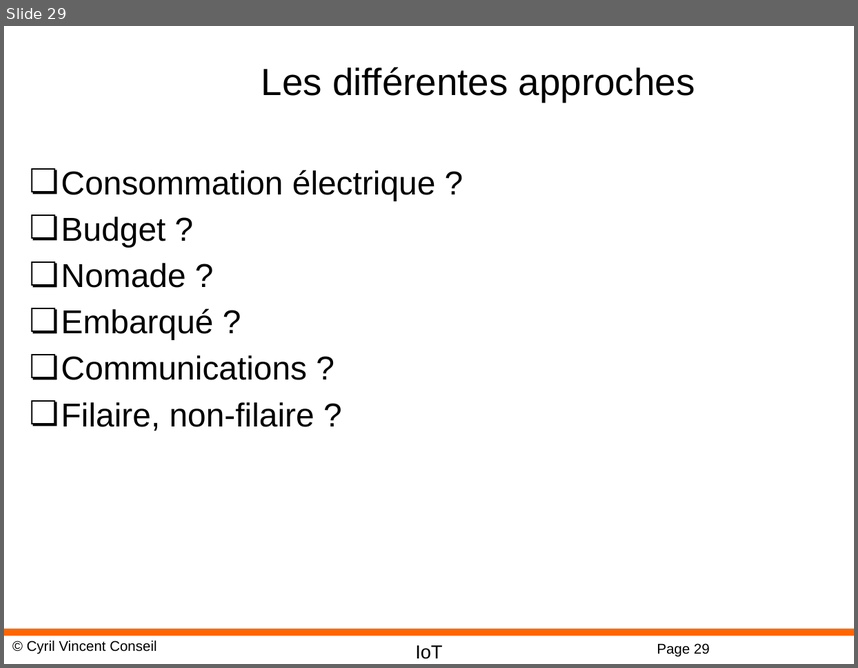
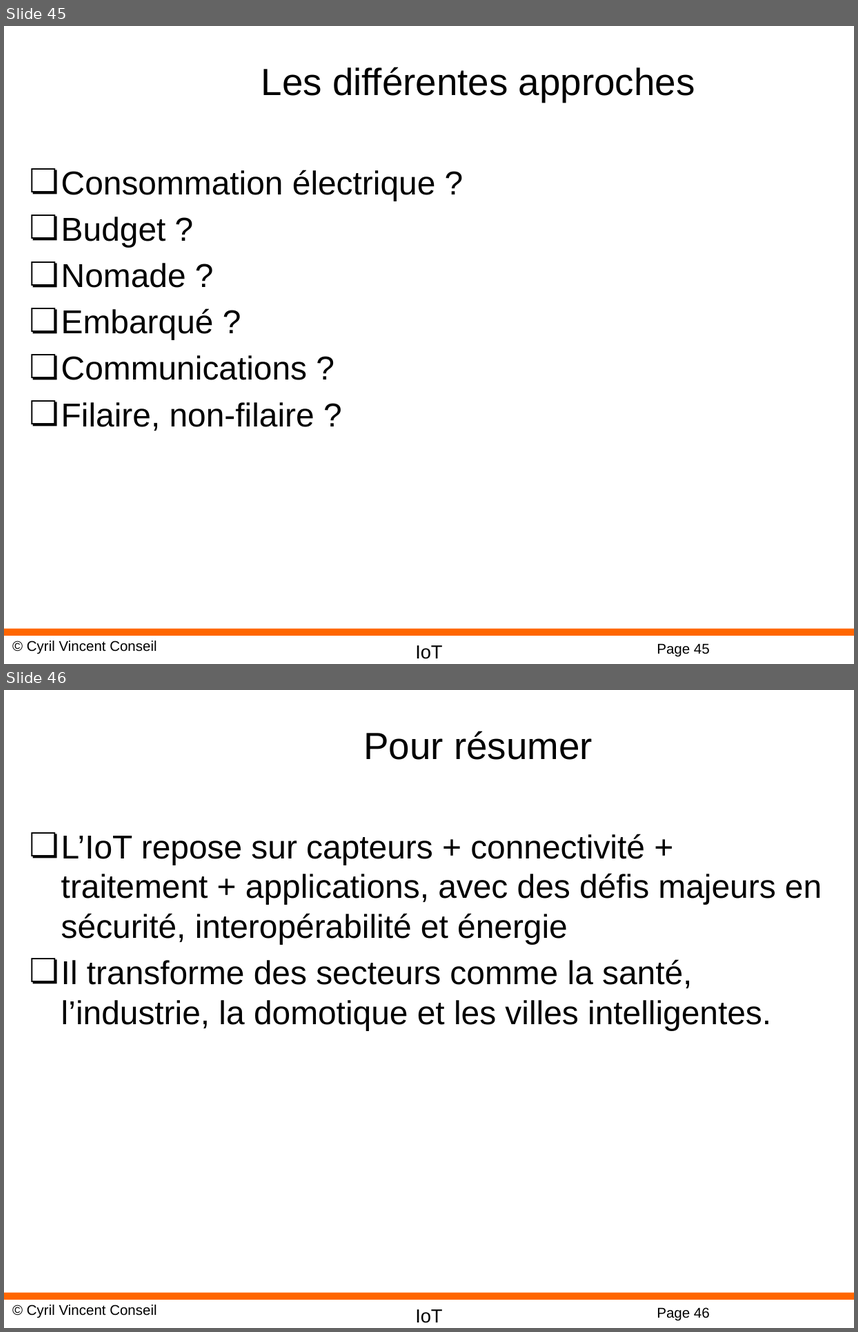
Before and after one commit to cyrilvincent/IoT, a slide deck: ppt/IoT01-Intro.pptx. Shown one above the other, each under a label of ours: slide 29 before the commit, slides 45 and 46 after it. The pictures are 858x668 and 858x1332 pixels, drawn with LibreOffice and Linux fonts; fonts in the diff are those of the drawing; background and template pictures are left out. Boxes give left, top, right and bottom in pixels: in the first picture for what was removed or moved away, otherwise in the second. Text is boxed around its words. In the diff, an @@ line names an element or a change of style, - is before the commit and + after.

```diff
--- a/ppt/IoT01-Intro.pptx
+++ b/ppt/IoT01-Intro.pptx
@@ slide 46 added at [4, 690, 854, 1328], background #FFFFFF; not listed: 4 template elements that a slide beside it also shows @@
@@ title added at [363, 731, 593, 760], 32 pt, text #000000 @@
+Pour résumer
@@ text added at [61, 834, 822, 1030], 28 pt, text #000000 @@
+❏ L’IoT repose sur capteurs + connectivité + traitement + applications, avec des défis majeurs en sécurité, interopérabilité et énergie
+❏ Il transforme des secteurs comme la santé, l’industrie, la domotique et les villes intelligentes.
@@ what was slide 29 is now slide 45 @@
@@ page number at [657, 644, 710, 657]: text changed @@
-Page 29
+Page 45
```
Also in this commit, not shown: 16 other slides added, 56 other files.
